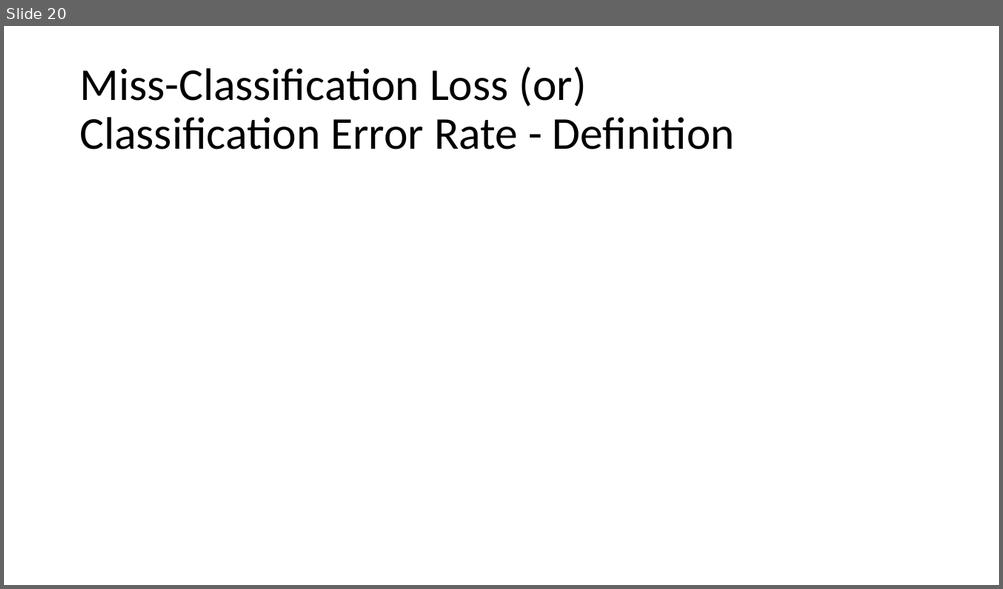
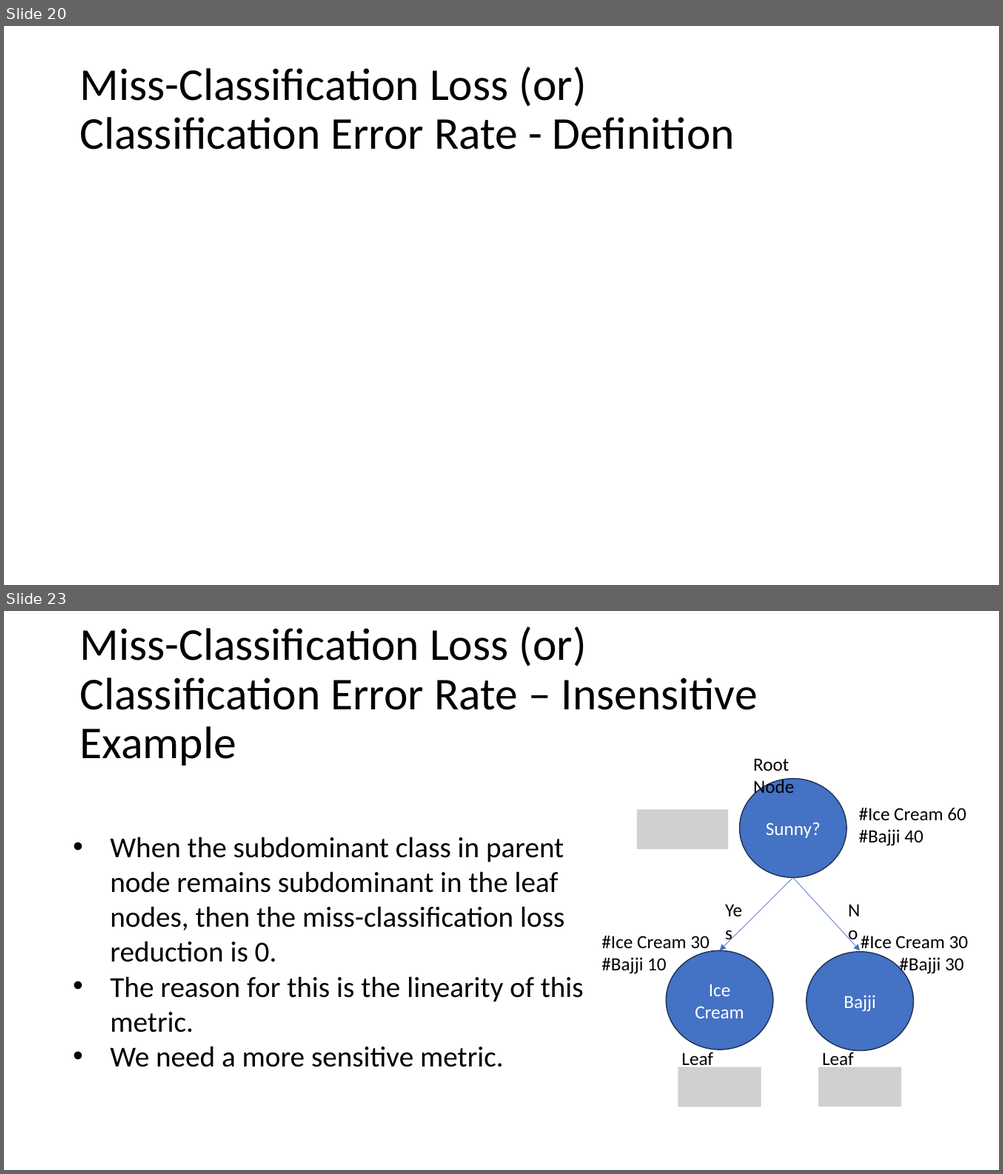
Before and after one commit to meenakshsundaram/AIML, a slide deck: DecisionTrees/DecisionTrees.pptx. Shown one above the other, each under a label of ours: slide 20 before the commit, slides 20 and 23 after it; the slides between them are not shown. The pictures are 1003x589 and 1003x1174 pixels, drawn with LibreOffice and Linux fonts; fonts in the diff are those of the drawing; grey boxes stand for pictures. Boxes give left, top, right and bottom in pixels: in the first picture for what was removed or moved away, otherwise in the second. Text is boxed around its words. In the diff, an @@ line names an element or a change of style, - is before the commit and + after.

Commit message:
Identified the Cause of Insensitivity on Miss-Classification Loss

```diff
--- a/DecisionTrees/DecisionTrees.pptx
+++ b/DecisionTrees/DecisionTrees.pptx
@@ slide 23 added at [4,611,999,1170], background #FFFFFF @@
@@ title added at [79,627,757,766], 44 pt, text #000000 @@
+Miss-Classification Loss (or)
+Classification Error Rate – Insensitive Example
@@ group added at [601,758,968,1108]: 8 texts, 3 ellipses, 3 pictures, 2 arrows @@
+Sunny?
+Yes
+No
+Bajji
+Ice Cream
+Root Node
+Leaf Node
+Leaf Node
+#Ice Cream 60
+#Bajji 40
+#Ice Cream 30
+#Bajji 10
+#Ice Cream 30
+#Bajji 30
@@ text added at [110,837,583,1068], 28 pt, text #000000 @@
+• When the subdominant class in parent node remains subdominant in the leaf nodes, then the miss-classification loss reduction is 0.
+• The reason for this is the linearity of this metric.
+• We need a more sensitive metric.
```
Also in this commit, not shown: 2 slides changed, 1 slide removed.
